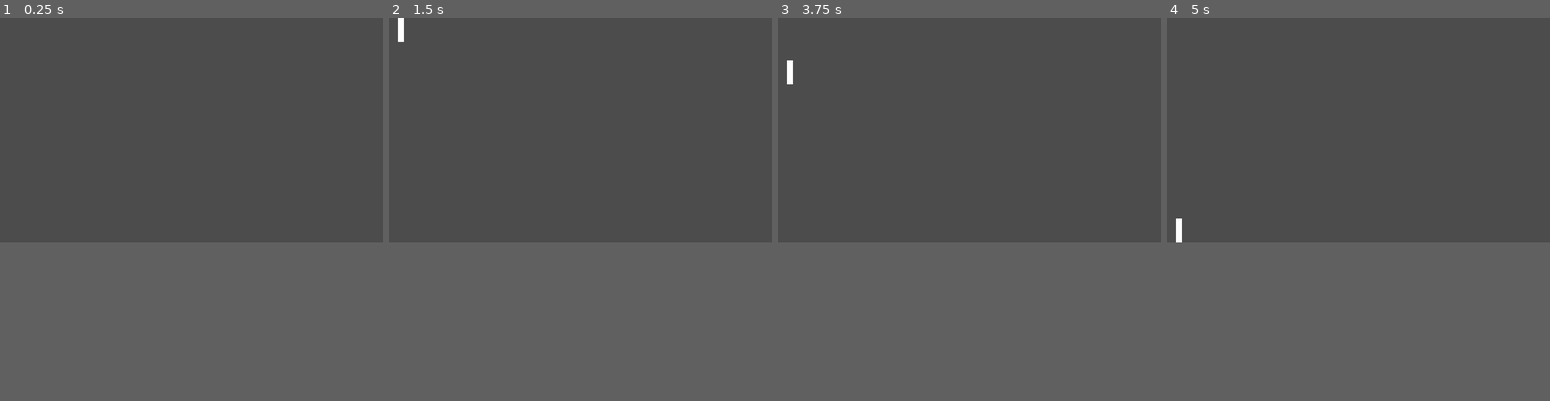
Above: before the commit, frames 1-4 (left to right).
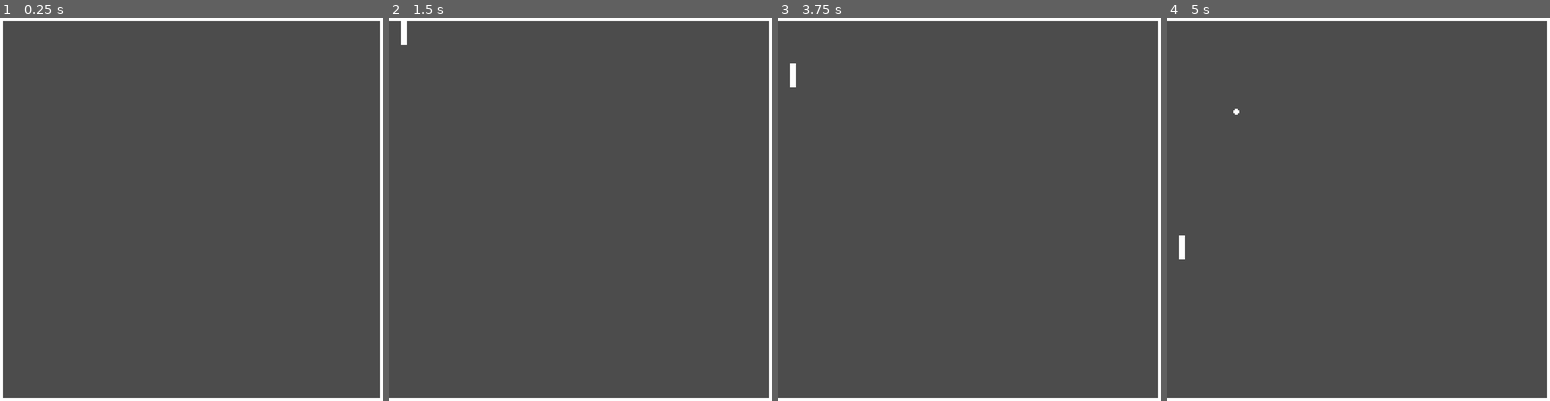
Above: after the commit, the same moments.

Repository: sakkaku-dev/ping-pong
Game: Godot game, scene res://scenes/Game.tscn
Two runs of this game, one before a commit and one after it. Both use one fixed random seed, a clock stepped at 60 frames per second and the inputs below.
Inputs (mouse positions are in pixels of both pictures, inside the frame that each line leads up to):
- Up to frame 1 (0.25 s): no input
- Up to frame 2 (1.5 s): tap Enter (ui_accept) at 0.5, 0.6, 0.77, 1.07 s; move the mouse to (664, 117) at 0.52 s; hold W (move_up) 0.53-1.25 s; click (664, 117) at 0.67 s; drag from (503, 140) to (561, 175) at 1.27 s
- Up to frame 3 (3.75 s): tap Escape (start, bound only after the commit) at 2 s; move the mouse to (1007, 79) at 2.02 s; hold W (move_up) 2.03-2.75 s; tap Enter (ui_accept) at 2.1, 3.5, 3.6 s; drag from (950, 175) to (854, 98) at 2.77 s; move the mouse to (1084, 163) at 3.52 s; hold S (move_down) from 3.53 s (still down)
- Up to frame 4 (5 s): tap Enter (ui_accept) at 3.77, 4.07 s; tap Escape (start, bound only after the commit) at 4.15 s; release S (move_down) at 4.25 s; drag from (1243, 98) to (1301, 75) at 4.27 s
The window is 768x450 before the commit and 768x768 after it. Grey fills any space a smaller window leaves; there, only what the larger window draws over its background counts as a difference.

The runs differ from the first frame. In frame 1, 3.1% of the frame differs, in the area x 0-100%, y 0-100%; in frame 2, 2.4%; in frame 3, 2.4%; in frame 4, 2.5%.

Commit message:
Add ball

Diff:
--- a/project.godot
+++ b/project.godot
@@ -69,7 +69,7 @@
 [display]
 
 window/size/width=256
-window/size/height=150
+window/size/height=256
 window/size/test_width=1469
 window/size/test_height=512
 window/stretch/mode="2d"
@@ -118,6 +118,12 @@
 , Object(InputEventJoypadMotion,"resource_local_to_scene":false,"resource_name":"","device":0,"axis":1,"axis_value":1.0,"script":null)
  ]
 }
+start={
+"deadzone": 0.5,
+"events": [ Object(InputEventJoypadButton,"resource_local_to_scene":false,"resource_name":"","device":0,"button_index":11,"pressure":0.0,"pressed":false,"script":null)
+, Object(InputEventKey,"resource_local_to_scene":false,"resource_name":"","device":0,"alt":false,"shift":false,"control":false,"meta":false,"command":false,"pressed":false,"scancode":16777217,"unicode":0,"echo":false,"script":null)
+ ]
+}
 
 [layer_names]
 
@@ -126,6 +132,7 @@
 2d_physics/layer_3="enemy"
 2d_physics/layer_4="player_hurtbox"
 2d_physics/layer_5="enemy_hurtbox"
+2d_physics/layer_6="bounce"
 
 [rendering]
 
--- a/scenes/Game.gd
+++ b/scenes/Game.gd
@@ -2,7 +2,17 @@
 
 onready var world = $World
 
+var host_input: PlayerInput
+
+func _ready():
+	randomize()
 
 func _unhandled_input(event: InputEvent):
 	if event.is_action("ui_accept"):
-		world.spawn_player(event)
+		var input = world.spawn_player(event)
+		if not host_input:
+			host_input = input
+
+func _process(delta):
+	if host_input and host_input.is_just_pressed("start"):
+		world.spawn_ball()
--- /dev/null
+++ b/scenes/ball/Ball.gd
@@ -0,0 +1,15 @@
+extends KinematicBody2D
+
+export var speed = 100
+
+var velocity = Vector2.ZERO
+
+
+func _ready():
+	velocity.x = [-1, 1][randi() % 2]
+	velocity.y = [-0.8, 0.8][randi() % 2]
+
+func _physics_process(delta):
+	var collision_obj = move_and_collide(velocity * speed * delta)
+	if collision_obj:
+		velocity = velocity.bounce(collision_obj.normal)
--- /dev/null
+++ b/scenes/ball/Ball.tscn
@@ -0,0 +1,18 @@
+[gd_scene load_steps=4 format=2]
+
+[ext_resource path="res://scenes/ball/ball.png" type="Texture" id=1]
+[ext_resource path="res://scenes/ball/Ball.gd" type="Script" id=2]
+
+[sub_resource type="CircleShape2D" id=1]
+radius = 2.5
+
+[node name="Ball" type="KinematicBody2D"]
+collision_layer = 0
+collision_mask = 32
+script = ExtResource( 2 )
+
+[node name="Sprite" type="Sprite" parent="."]
+texture = ExtResource( 1 )
+
+[node name="CollisionShape2D" type="CollisionShape2D" parent="."]
+shape = SubResource( 1 )
--- a/scenes/paddle/Paddle.tscn
+++ b/scenes/paddle/Paddle.tscn
@@ -7,7 +7,7 @@
 extents = Vector2( 2, 8 )
 
 [node name="Paddle" type="KinematicBody2D"]
-collision_layer = 2
+collision_layer = 34
 script = ExtResource( 2 )
 
 [node name="Sprite" type="Sprite" parent="."]
--- a/scenes/worlds/Wall.gd
+++ b/scenes/worlds/Wall.gd
@@ -4,13 +4,19 @@
 
 export var player_wall_offset = 10
 
-var paddle_spawned = false
+onready var sprite = $Sprite
+
+var paddle_spawned = false setget ,get_paddle_spawned
+
+func get_paddle_spawned() -> bool:
+	return not sprite.visible
 
 func set_paddle(paddle: Node2D) -> void:
 	paddle.transform = transform
 	var center_dir = (_get_viewport_center() - transform.origin).normalized()
 	paddle.transform.origin += center_dir * player_wall_offset
-	paddle_spawned = true
+	set_collision_layer_bit(5, false)
+	sprite.hide()
 
 func _get_viewport_center() -> Vector2:
 	var rect = get_viewport_rect().size
--- a/scenes/worlds/Wall.tscn
+++ b/scenes/worlds/Wall.tscn
@@ -1,15 +1,22 @@
-[gd_scene load_steps=3 format=2]
+[gd_scene load_steps=4 format=2]
 
 [ext_resource path="res://scenes/worlds/Wall.gd" type="Script" id=1]
+[ext_resource path="res://scenes/paddle/paddle.png" type="Texture" id=2]
 
 [sub_resource type="RectangleShape2D" id=1]
 extents = Vector2( 2, 128 )
 
 [node name="Wall" type="StaticBody2D"]
+collision_layer = 33
+collision_mask = 0
 script = ExtResource( 1 )
 __meta__ = {
 "_edit_group_": true
 }
 
+[node name="Sprite" type="Sprite" parent="."]
+scale = Vector2( 1, 16 )
+texture = ExtResource( 2 )
+
 [node name="CollisionShape2D" type="CollisionShape2D" parent="."]
 shape = SubResource( 1 )
--- a/scenes/worlds/World.gd
+++ b/scenes/worlds/World.gd
@@ -2,6 +2,7 @@
 
 const paddle = preload("res://scenes/paddle/Paddle.tscn")
 const player_ctrl = preload("res://scenes/controller/PlayerController.tscn")
+const ball = preload("res://scenes/ball/Ball.tscn")
 
 var walls = []
 
@@ -11,7 +12,13 @@
 			walls.append(child)
 
 
-func spawn_player(event: InputEvent):
+func spawn_ball():
+	var ball_instance = ball.instance()
+	add_child(ball_instance)
+	ball_instance.global_position = _get_viewport_center()
+
+
+func spawn_player(event: InputEvent) -> PlayerInput:
 	var paddle_instance = paddle.instance()
 	var ctrl = player_ctrl.instance()
 	paddle_instance.ctrl = ctrl
@@ -27,8 +34,15 @@
 	else:
 		print("No available walls anymore")
 
+	return ctrl.input
+
 func get_first_available_wall() -> Node2D:
 	for wall in walls:
 		if not wall.paddle_spawned:
 			return wall
 	return null
+
+
+func _get_viewport_center() -> Vector2:
+	var rect = get_viewport_rect().size
+	return rect / 2
--- a/scenes/worlds/World1.tscn
+++ b/scenes/worlds/World1.tscn
@@ -7,16 +7,16 @@
 script = ExtResource( 2 )
 
 [node name="LeftWall" parent="." instance=ExtResource( 1 )]
-position = Vector2( -2, 75 )
+position = Vector2( 0, 128 )
 
 [node name="RightWall" parent="." instance=ExtResource( 1 )]
-position = Vector2( 258, 75 )
+position = Vector2( 256, 128 )
 rotation = 3.14159
 
 [node name="TopWall" parent="." instance=ExtResource( 1 )]
-position = Vector2( 128, -2 )
+position = Vector2( 128, 0 )
 rotation = 1.5708
 
 [node name="BottomWall" parent="." instance=ExtResource( 1 )]
-position = Vector2( 128, 152 )
+position = Vector2( 128, 256 )
 rotation = 4.71239
Renamed: assets/ball.png -> scenes/ball/ball.png
